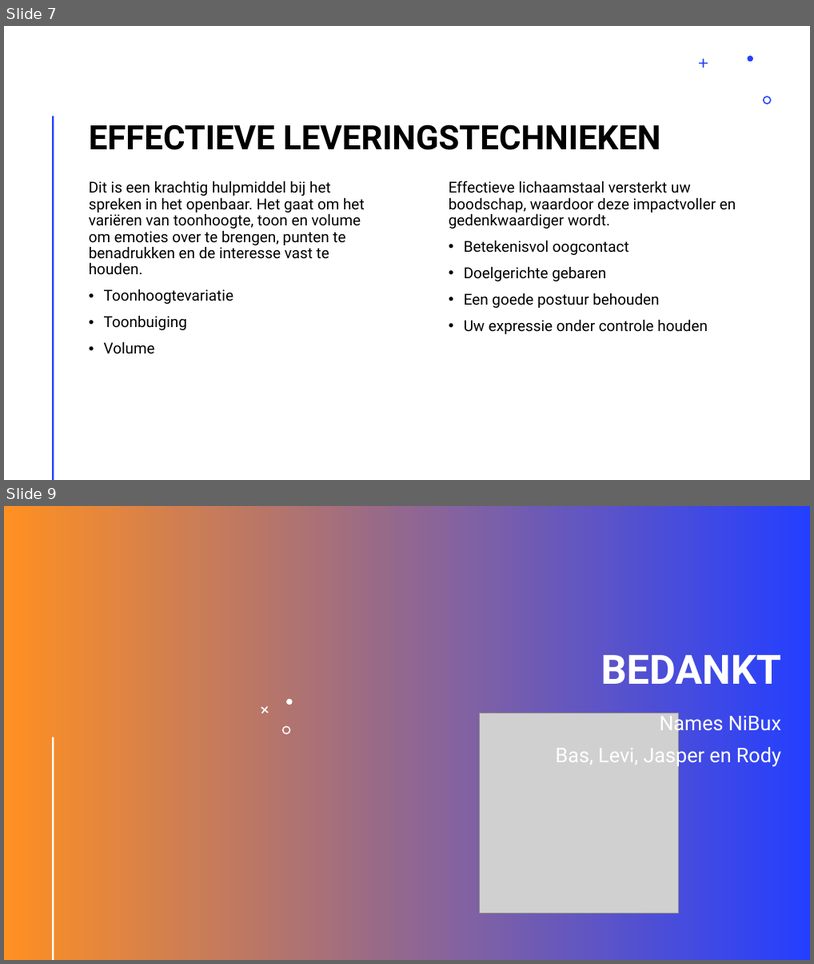
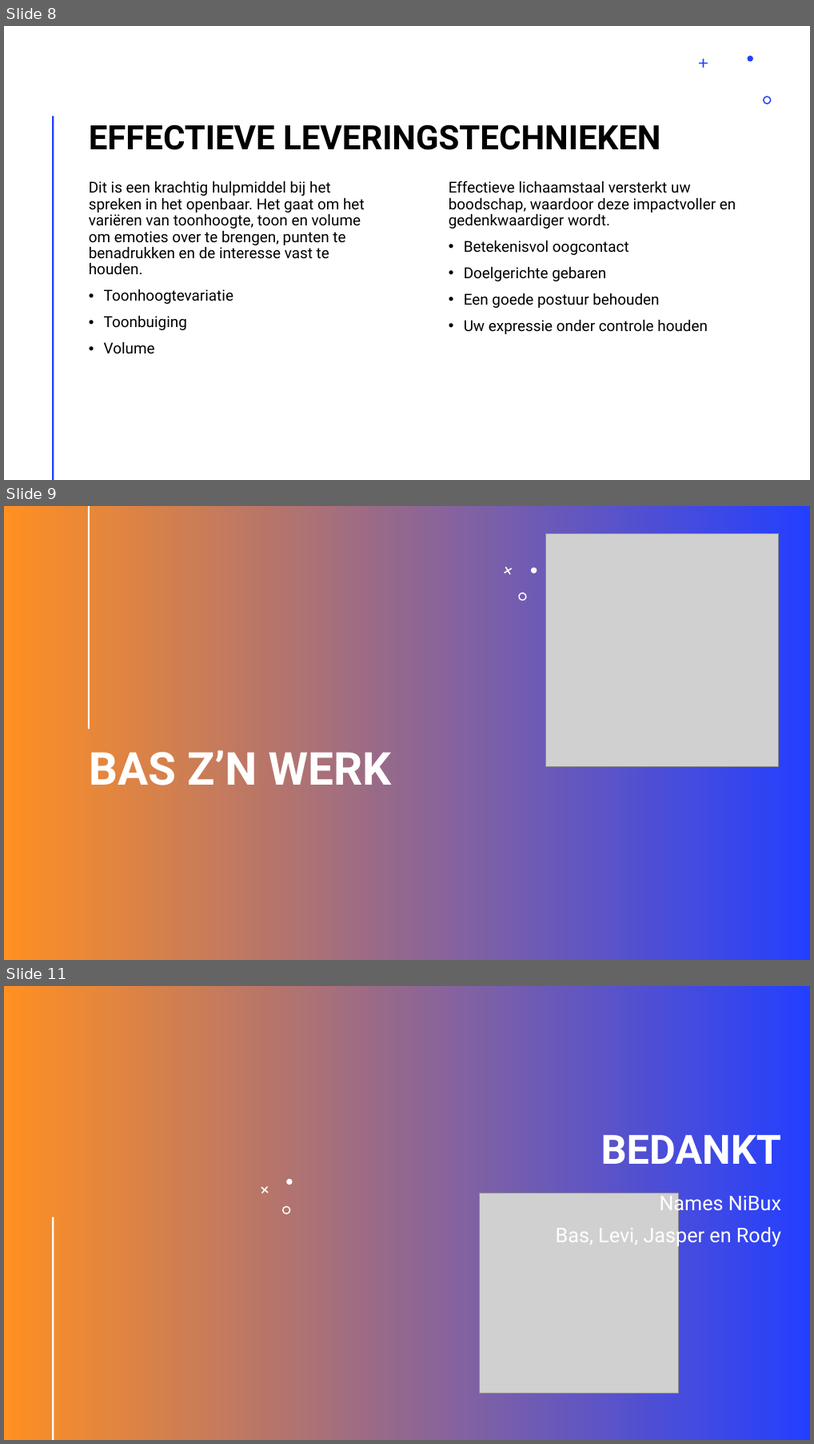
Before and after one commit to Mrblobbey/5-1-Module-AnnexBios, a slide deck: documentatie/Annexbios product.odp. Shown one above the other, each under a label of ours: slides 7 and 9 before the commit, slides 8, 9 and 11 after it; the slides between them are not shown. The pictures are 814x964 and 814x1444 pixels, drawn with LibreOffice and Linux fonts; fonts in the diff are those of the drawing; grey boxes stand for pictures; background and template pictures are left out. Boxes give left, top, right and bottom in pixels: in the first picture for what was removed or moved away, otherwise in the second. Text is boxed around its words. In the diff, an @@ line names an element or a change of style, - is before the commit and + after.

```diff
--- a/documentatie/Annexbios product.odp
+++ b/documentatie/Annexbios product.odp
@@ slide 9 added at box(4, 506, 810, 960), background gradient #243FFF to #FF9022 @@
@@ line added from (89, 506) to (89, 728), #FFFFFF 2.01 pt @@
@@ picture added at box(546, 533, 779, 766) @@
@@ freeform shape added at box(502, 564, 514, 576), fill #FFFFFF @@
@@ freeform shape added at box(530, 566, 538, 574), fill #FFFFFF @@
@@ freeform shape added at box(518, 591, 529, 603), fill #FFFFFF @@
@@ title added at box(89, 750, 392, 785), 54 pt, text #FFFFFF, bold @@
+BAS Z’N WERK
@@ what was slide 7 is now slide 8 @@
@@ what was slide 9 is now slide 11 @@
```
Also in this commit, not shown: 1 other slide added, 1 other file.
